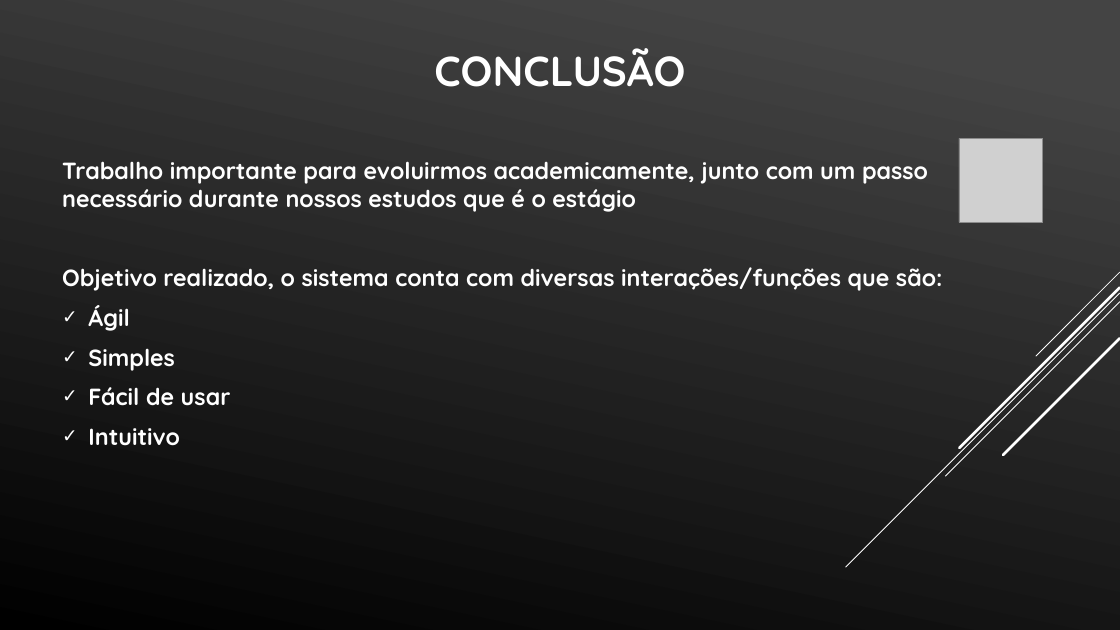
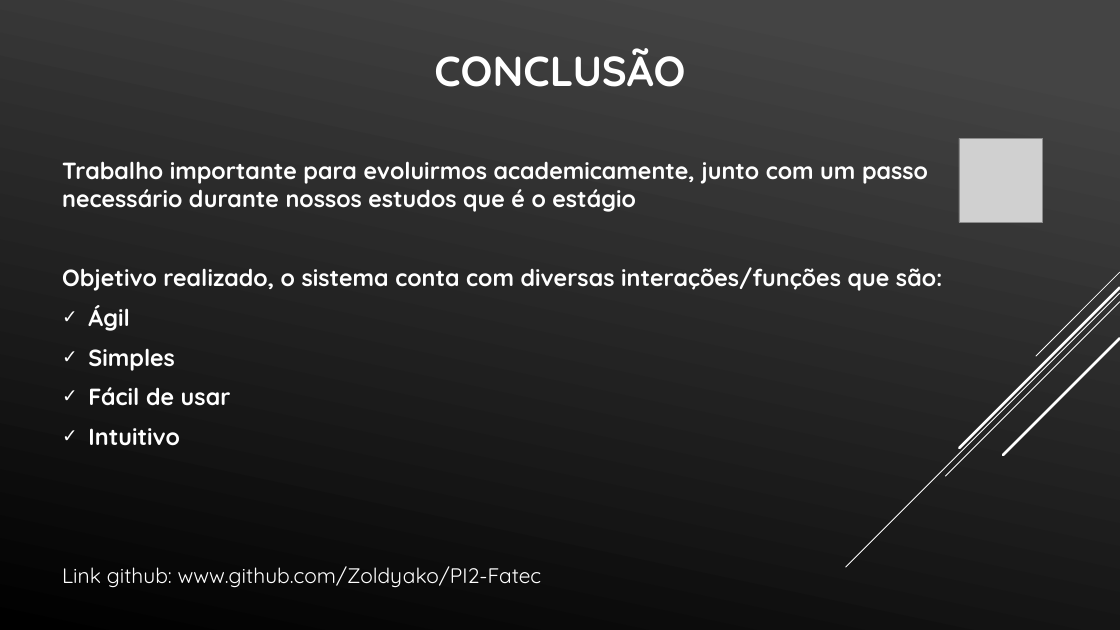
Before and after one commit to Zoldyako/PI2-Fatec, a slide deck: slide 9 of Projeto Interdisciplinar.pptx. Drawn at 1120x630 pixels with LibreOffice and Linux fonts; fonts in the diff are those of the drawing; grey boxes stand for pictures. Boxes give left, top, right and bottom in pixels: in the first picture for what was removed or moved away, otherwise in the second. Text is boxed around its words. In the diff, an @@ line names an element or a change of style, - is before the commit and + after.

```diff
--- a/Projeto Interdisciplinar.pptx
+++ b/Projeto Interdisciplinar.pptx
@@ text added at [62, 566, 542, 587], 18 pt, text #FFFFFF @@
+Link github: www.github.com/Zoldyako/PI2-Fatec
```
